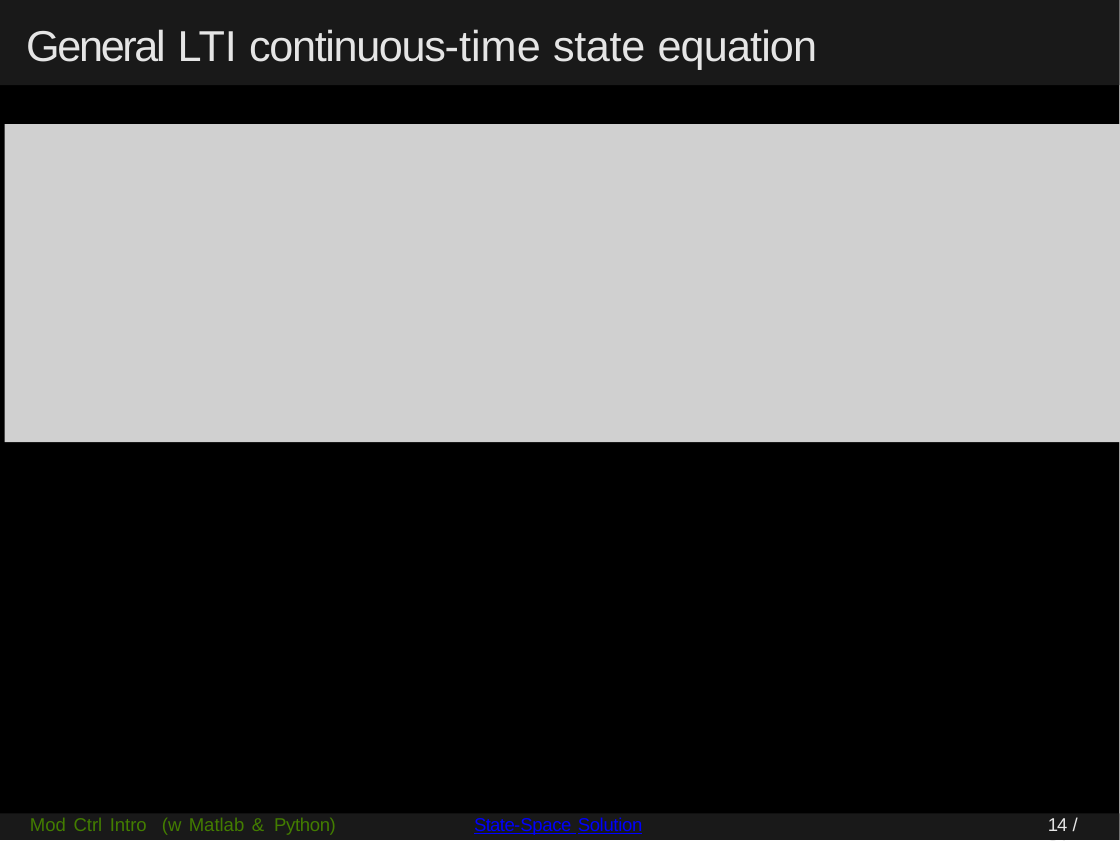
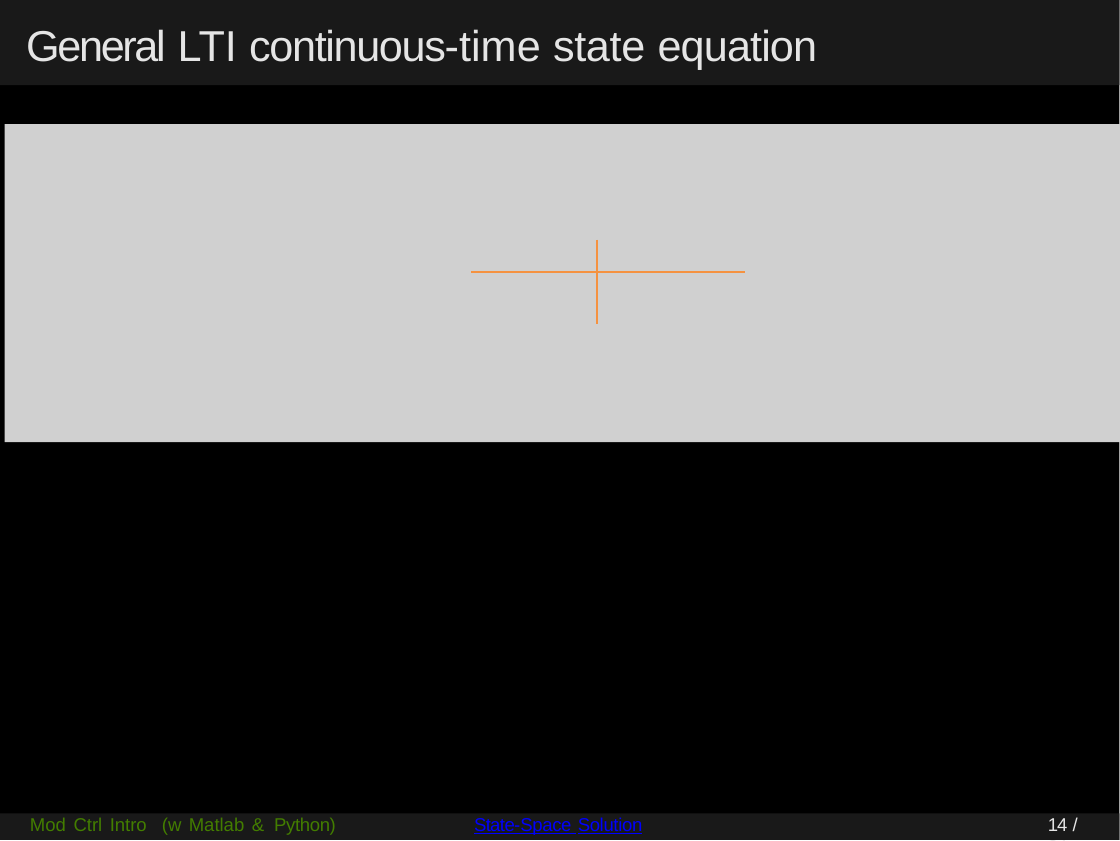
Before and after one commit to MCIMP-book/mcimp, a slide deck: slide 14 of lecture notes/from Modeling to Continuous-time LQ/powerpoint_handouts (work in progress)/09-Solution of LTI State-Space Equations (imcmp-handout-dark) - pub.pptx. Drawn at 1120x841 pixels with LibreOffice and Linux fonts; fonts in the diff are those of the drawing; grey boxes stand for pictures. Boxes give left, top, right and bottom in pixels: in the first picture for what was removed or moved away, otherwise in the second. Text is boxed around its words. In the diff, an @@ line names an element or a change of style, - is before the commit and + after.

```diff
--- a/lecture notes/from Modeling to Continuous-time LQ/powerpoint_handouts (work in progress)/09-Solution of LTI State-Space Equations (imcmp-handout-dark) - pub.pptx
+++ b/lecture notes/from Modeling to Continuous-time LQ/powerpoint_handouts (work in progress)/09-Solution of LTI State-Space Equations (imcmp-handout-dark) - pub.pptx
@@ line added from (598, 240) to (598, 324), #F69240 0.75 pt @@
@@ line added from (471, 273) to (744, 273), #F69240 0.75 pt @@
```
